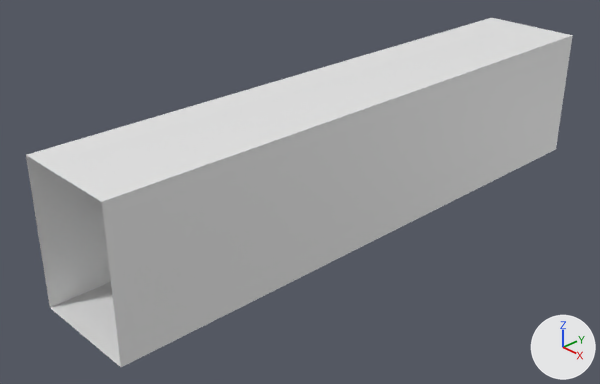
The Blender file create_your_own_3d_worlds/spooky-corridor.blend as it was, and as the next commit left it.
Rendered twice from a camera (50 mm lens) standing at (8.48, -9.09, 5.35) and looking at (-0.34, -0.78, -0.59). Lighting does not change. The marker at lower right points along +X, +Y and +Z. The first picture is the older version.
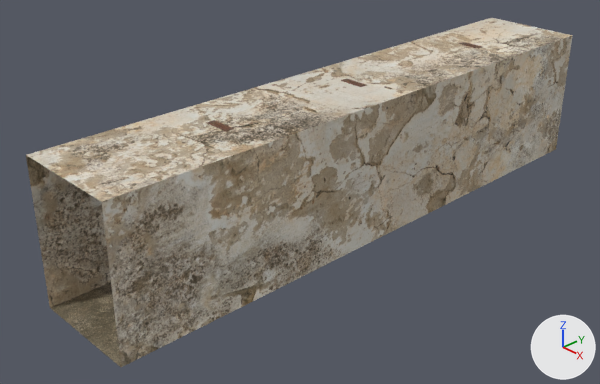
Where the newer file only moved an object's origin or applied its transform, the numbers keep the older frame.

Diff of the bpy script that builds the scene:
```diff
--- a/create_your_own_3d_worlds/spooky-corridor.blend.py
+++ b/create_your_own_3d_worlds/spooky-corridor.blend.py
@@ mat_material @@
 _N = mat_material.node_tree.nodes; _L = mat_material.node_tree.links
+n1 = _N.new('ShaderNodeBsdfPrincipled'); n1.name = 'Principled BSDF'
 n0 = _N.new('ShaderNodeOutputMaterial'); n0.name = 'Material Output'
-n1 = _N.new('ShaderNodeBsdfPrincipled'); n1.name = 'Principled BSDF'
+n2 = _N.new('ShaderNodeTexImage'); n2.name = 'Image Texture'
+n2.image = img_rusty_metal_05_diff_1k_jpg
+n2.projection = 'BOX'
+n3 = _N.new('ShaderNodeTexCoord'); n3.name = 'Texture Coordinate'
+n4 = _N.new('ShaderNodeMapping'); n4.name = 'Mapping'
+n4.inputs[3].default_value = (1.0, 1.0, 0.1)  # 'Scale'
 _L.new(n1.outputs[0], n0.inputs[0])  # 'BSDF' to 'Surface'
+_L.new(n2.outputs[0], n1.inputs[0])  # 'Color' to 'Base Color'
+_L.new(n4.outputs[0], n2.inputs[0])  # 'Vector' to 'Vector'
+_L.new(n3.outputs[0], n4.inputs[0])  # 'Generated' to 'Vector'
@@ me_cube_001 @@
 me_cube_001.from_pydata(...)  # 4 vertices, 1 face; spans x 1.0, y -1.0..1.0, z -1.0..1.0
 # used by ob_cube_001; location = (0.0, 0.0, 0.0); scale = (0.9, 5.0, 1.15)
-me_cube_001.materials.append(mat_material)  # white #e7e7e7
+# me_cube_001 part 1: texture (UV) coordinates of 1 of 1 face, centred in x 1.0, y 0.0, z 0.0, changed; they spanned u 0.38..0.62, v 0.5..0.75 and now span u 0.23..0.46, v 0.0..1.0
+me_cube_001.materials.append(mat_wall)  # picture img_cracked_concrete_wall_diff_1k_jpg
@@ me_cube_002 @@
 me_cube_002.from_pydata(...)  # 4 vertices, 1 face; spans x -1.0..1.0, y -1.0..1.0, z 1.0
 # used by ob_cube_002; location = (0.0, 0.0, 0.0); scale = (0.9, 5.0, 1.15)
-me_cube_002.materials.append(mat_material)  # white #e7e7e7
+# me_cube_002 part 2: texture (UV) coordinates of 1 of 1 face, centred in x 0.0, y 0.0, z 1.0, changed; they spanned u 0.62..0.88, v 0.5..0.75 and now span u 0.74..0.92, v 0.0..1.0
+me_cube_002.materials.append(mat_wall)  # picture img_cracked_concrete_wall_diff_1k_jpg
@@ me_cube_003 @@
 me_cube_003.from_pydata(...)  # 4 vertices, 1 face; spans x -1.0, y -1.0..1.0, z -1.0..1.0
-me_cube_003.materials.append(mat_material)  # white #e7e7e7
+me_cube_003.materials.append(mat_wall)  # picture img_cracked_concrete_wall_diff_1k_jpg
@@ me_cube_004 @@
 me_cube_004.from_pydata(...)  # 4 vertices, 1 face; spans x -1.0..1.0, y -1.0..1.0, z -1.0
-me_cube_004.materials.append(mat_material)  # white #e7e7e7
+me_cube_004.materials.append(mat_concrete)  # picture img_concrete_floor_02_diff_1k_jpg
@@ ob_cube_013 @@
+ob_cube_013 = bpy.data.objects.new('Cube.013', me_cube_007)  # a box spanning x -1.0..1.0, y -1.0..1.0, z 0.49..1.0
+ob_cube_013.location = (0.0, -2.61, 1.08)
+ob_cube_013.scale = (0.215, 0.0672, 0.0771)
@@ ob_cube_011 @@
+ob_cube_011 = bpy.data.objects.new('Cube.011', me_cube_007)  # a box spanning x -1.0..1.0, y -1.0..1.0, z 0.49..1.0
+ob_cube_011.location = (0.0, 0.05, 1.08)
+ob_cube_011.scale = (0.215, 0.0672, 0.0771)
@@ ob_cube_007 @@
+ob_cube_007 = bpy.data.objects.new('Cube.007', me_cube_007)  # a box spanning x -1.0..1.0, y -1.0..1.0, z 0.49..1.0
+ob_cube_007.location = (0.0, 3.08, 1.08)
+ob_cube_007.scale = (0.215, 0.0672, 0.0771)
```

Boxes (x1, y1, x2, y2) around the edits, measured in the pictures (600 x 384 px):
'Cube.001', surface changed, recoloured (darker): (102, 35, 573, 367) in both
'Cube.002', surface changed, recoloured (darker): (27, 18, 572, 202) in both
'Cube.003', surface changed, recoloured (white to brown): (26, 155, 111, 308) in both
'Cube.004', surface changed, recoloured (white to brown): (51, 282, 121, 367) in both
'Cube.013', added: after (206, 120, 234, 131)
'Cube.011', added: after (341, 79, 366, 87)
'Cube.007', added: after (459, 42, 482, 49)
